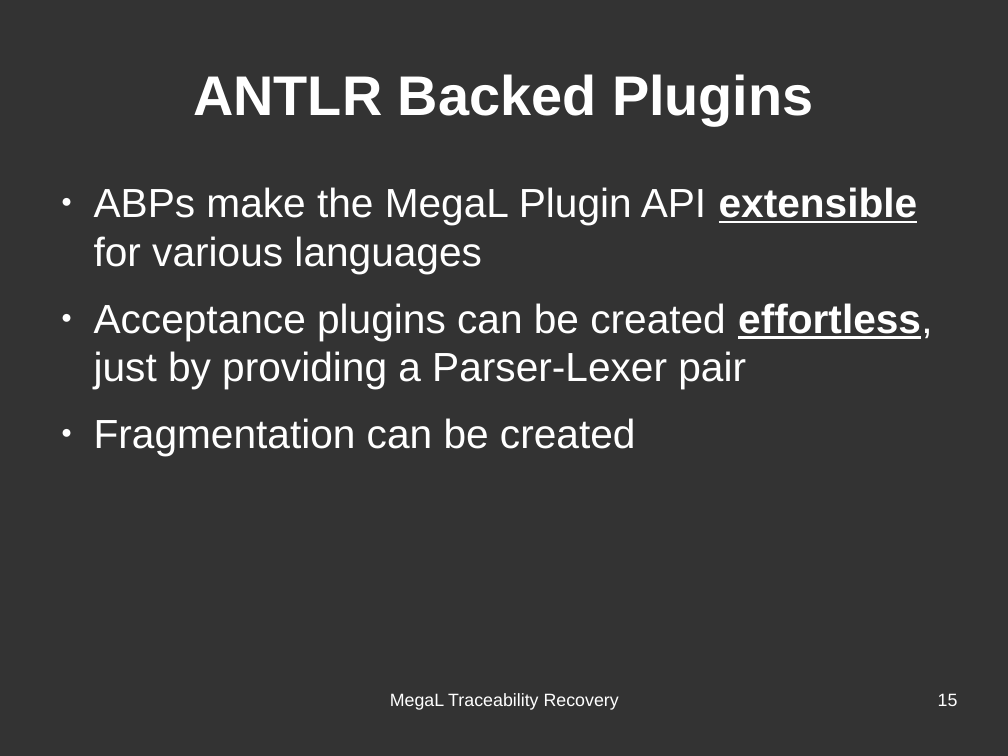
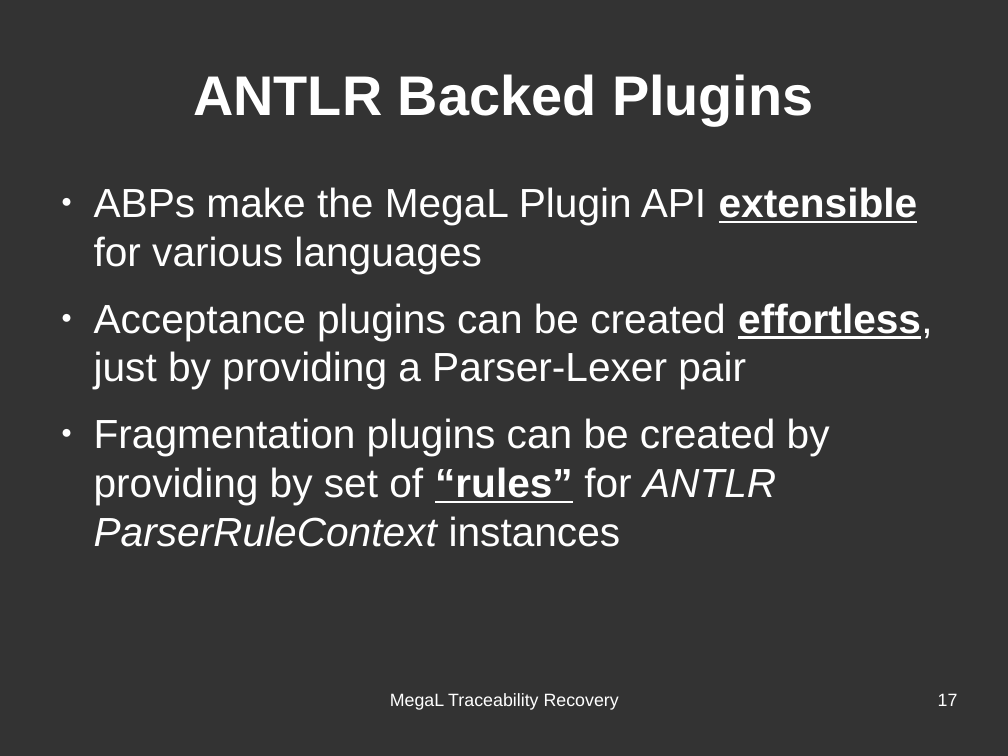
Before and after one commit to hayasam/megal-tr, a slide deck: slide 17 of slides/meeting-2016-06-28/meeting-2016-06-28.odp (slide 15 before the commit). Drawn at 1008x756 pixels with LibreOffice and Linux fonts; fonts in the diff are those of the drawing. Boxes give left, top, right and bottom in pixels: in the first picture for what was removed or moved away, otherwise in the second. Text is boxed around its words. In the diff, an @@ line names an element or a change of style, - is before the commit and + after.

```diff
--- a/slides/meeting-2016-06-28/meeting-2016-06-28.odp
+++ b/slides/meeting-2016-06-28/meeting-2016-06-28.odp
@@ text at (94,418,830,547): text changed @@
-● Fragmentation can be created
+● Fragmentation plugins can be created by providing by set of “rules” for ANTLR ParserRuleContext instances
@@ page number at (938,693,958,706): text changed @@
-15
+17
```
Also in this commit, not shown: 5 other slides changed, 3 slides added, 3 other files.
